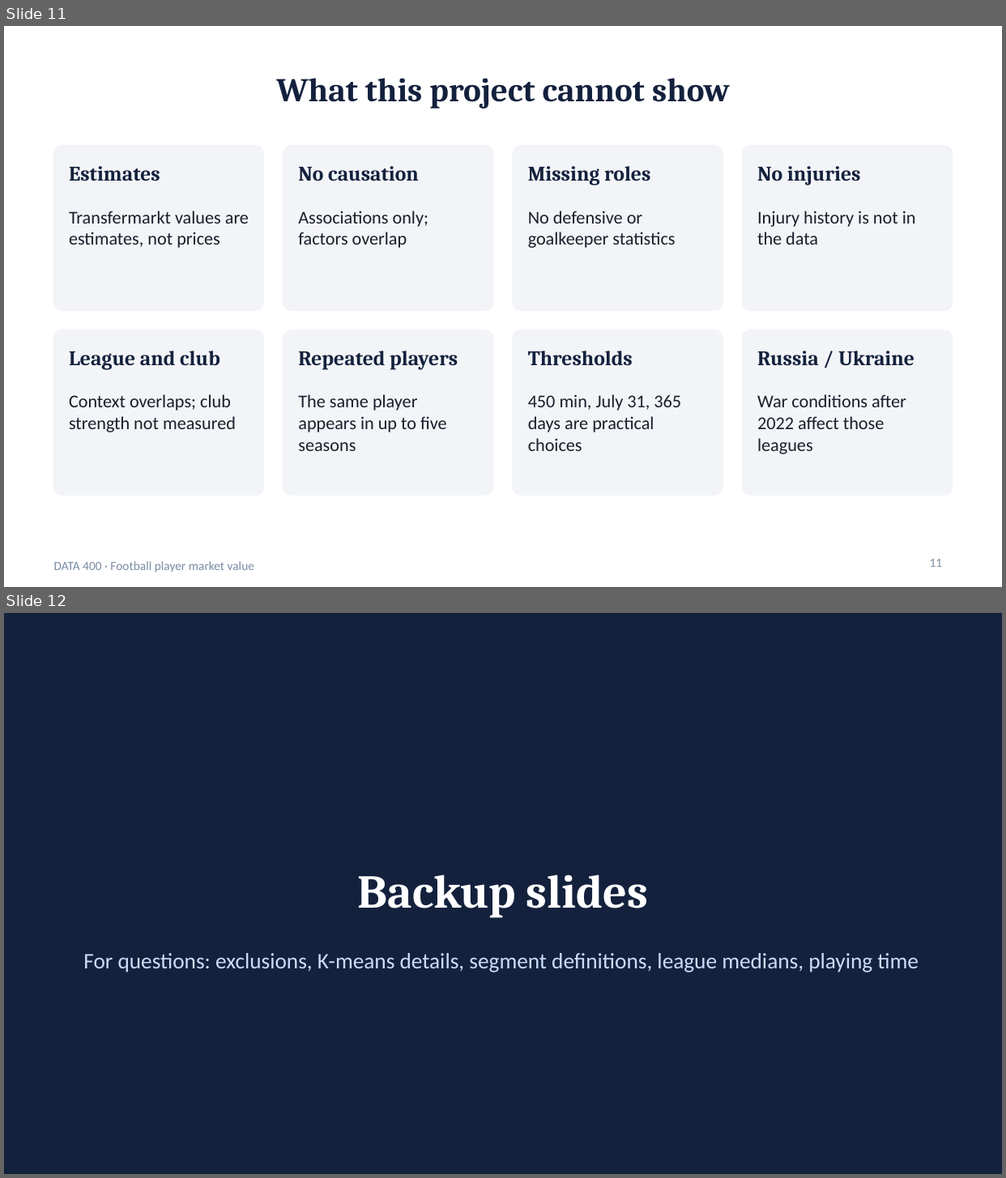
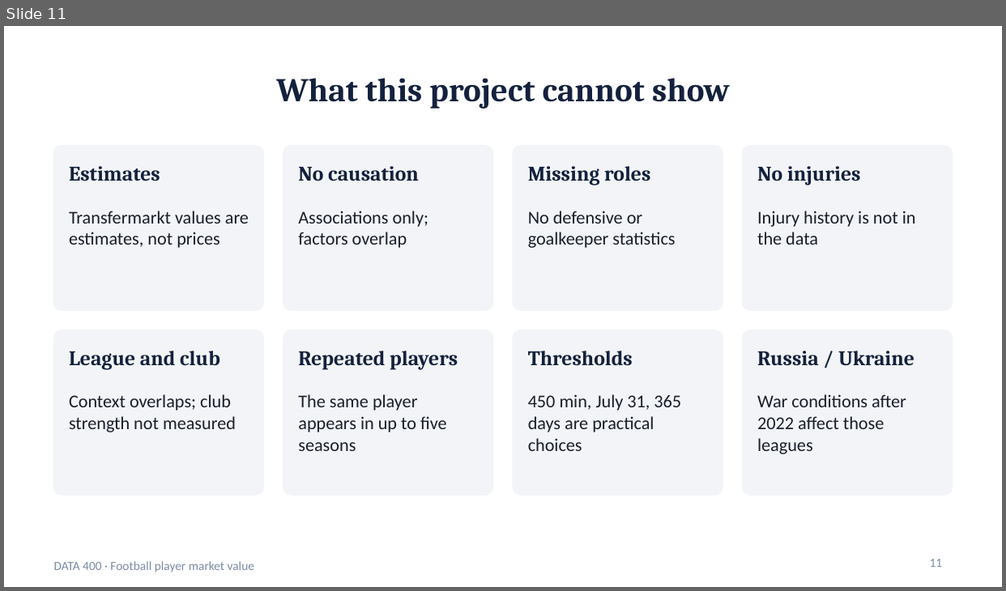
Before and after one commit to niloy-saha-123/DATA400-football-player-market-value-analysis, a slide deck: presentation/DATA400_market_value_presentation.pptx. Shown one above the other, each under a label of ours: slides 11 and 12 before the commit, slide 11 after it. The pictures are 1006x1178 and 1006x591 pixels, drawn with LibreOffice and Linux fonts; fonts in the diff are those of the drawing. Boxes give left, top, right and bottom in pixels: in the first picture for what was removed or moved away, otherwise in the second. Text is boxed around its words. In the diff, an @@ line names an element or a change of style, - is before the commit and + after.

Commit message:
feat(presentation): split backup slides into a separate deck
Main deck is now 11 slides; the backup deck (exclusions, K-means
details, segment definitions, league medians, playing time) is its own
.pptx/.pdf. Trim local tool entries from .gitignore.

```diff
--- a/presentation/DATA400_market_value_presentation.pptx
+++ b/presentation/DATA400_market_value_presentation.pptx
@@ slide 12 removed at (4,613,1002,1174), background #14213D @@
@@ title removed at (358,875,649,918) @@
-Backup slides
@@ text removed at (83,953,918,973) @@
-For questions: exclusions, K-means details, segment definitions, league medians, playing time
```
Also in this commit, not shown: 5 other slides removed, 8 other files.
